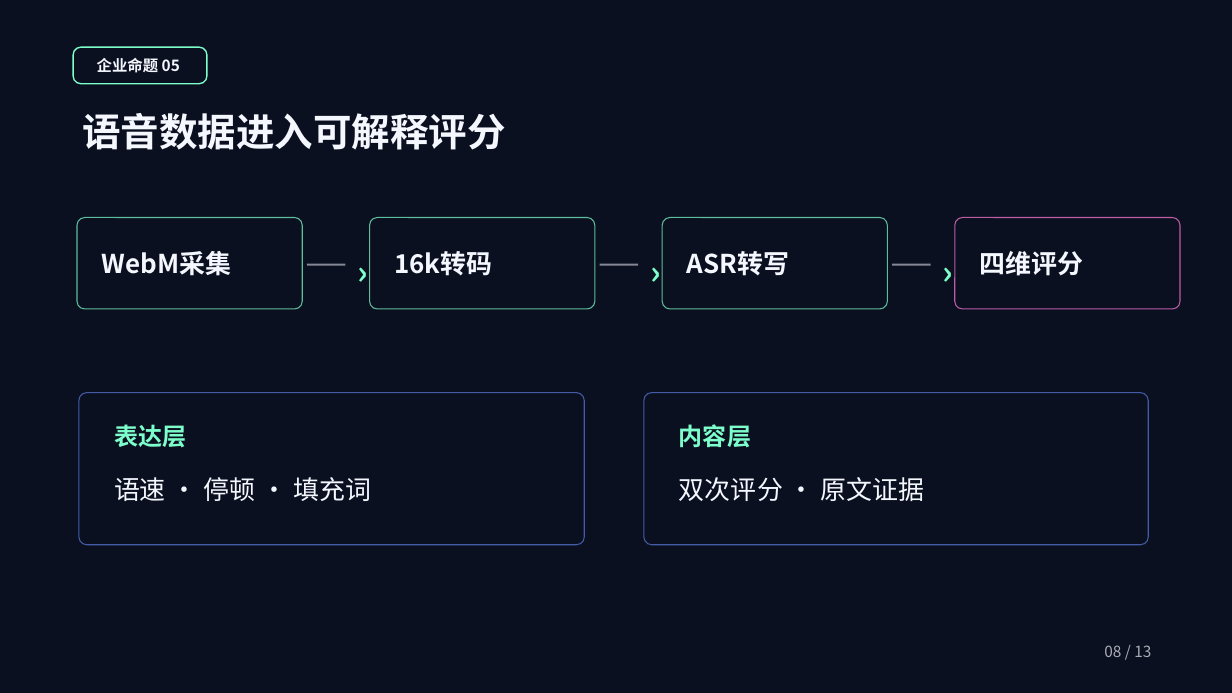
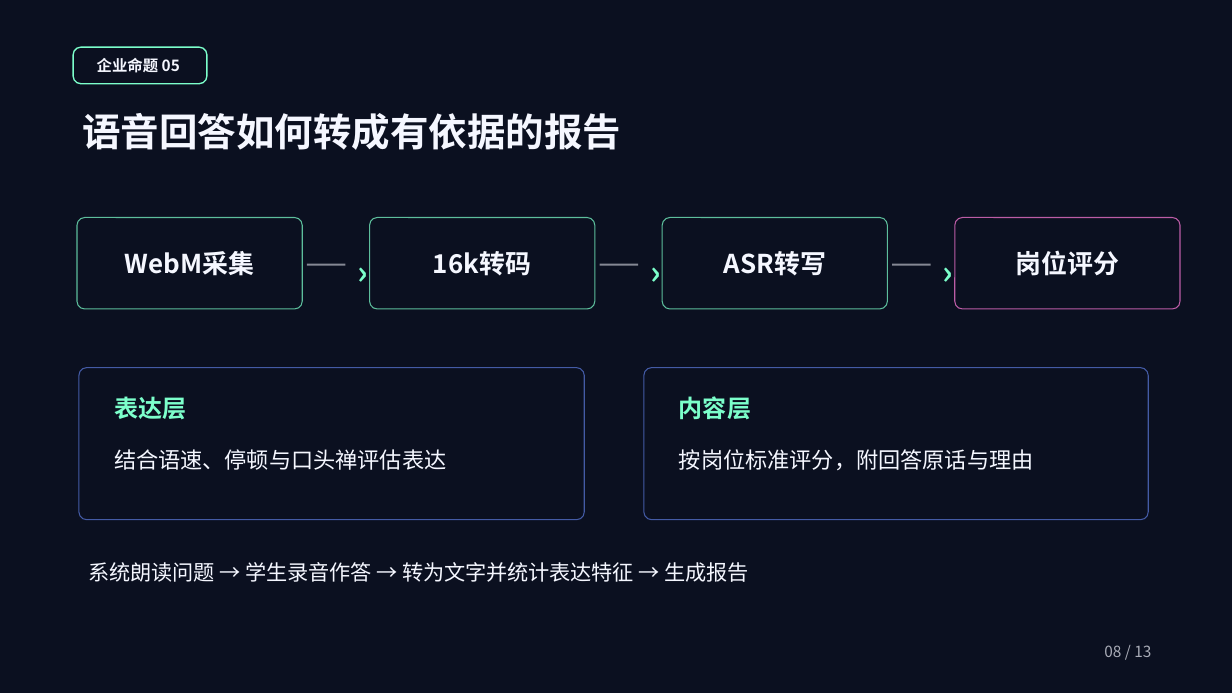
Before and after one commit to a1610064859-beep/ai_interview_hub, a slide deck: slide 8 of deliverables/项目验收汇报_极光版.pptx. Drawn at 1232x693 pixels with LibreOffice and Linux fonts; fonts in the diff are those of the drawing; background and template pictures are left out. Boxes give left, top, right and bottom in pixels: in the first picture for what was removed or moved away, otherwise in the second. Text is boxed around its words. In the diff, an @@ line names an element or a change of style, - is before the commit and + after.

```diff
--- a/deliverables/项目验收汇报_极光版.pptx
+++ b/deliverables/项目验收汇报_极光版.pptx
@@ text at box(82, 113, 621, 150): text changed @@
-语音数据进入可解释评分
+语音回答如何转成有依据的报告
@@ text "WebM采集": place and size @@
-text "WebM采集" at box(101, 251, 231, 276)
+text "WebM采集" at box(125, 251, 255, 276)
@@ alignment left to centre; vertical alignment top to middle in 3 elements at box(125, 251, 255, 276), box(723, 251, 826, 276), box(433, 251, 531, 276) @@
@@ text "16k转码": place and size @@
-text "16k转码" at box(394, 251, 492, 276)
+text "16k转码" at box(433, 251, 531, 276)
@@ text "ASR转写": place and size @@
-text "ASR转写" at box(687, 251, 790, 276)
+text "ASR转写" at box(723, 251, 826, 276)
@@ text "岗位评分" at box(1015, 250, 1119, 276): vertical alignment top to middle @@
@@ text at box(1015, 250, 1119, 276): text changed @@
-四维评分
+岗位评分
@@ rounded rectangle: place and size @@
-rounded rectangle at box(79, 393, 584, 545)
+rounded rectangle at box(79, 368, 584, 520)
@@ text "表达层": place and size @@
-text "表达层" at box(114, 424, 186, 448)
+text "表达层" at box(114, 396, 186, 420)
@@ rounded rectangle: place and size @@
-rounded rectangle at box(644, 393, 1149, 545)
+rounded rectangle at box(644, 368, 1149, 520)
@@ text "内容层": place and size @@
-text "内容层" at box(679, 424, 751, 448)
+text "内容层" at box(679, 396, 751, 420)
@@ text at box(114, 449, 446, 470): text changed; size 20.2 to 17.2 pt @@
-语速 · 停顿 · 填充词
+结合语速、停顿与口头禅评估表达
@@ text at box(679, 449, 1034, 470): text changed; size 20.2 to 17.2 pt @@
-双次评分 · 原文证据
+按岗位标准评分，附回答原话与理由
@@ text added at box(88, 562, 749, 582), 16.5 pt, text #F5F7FF @@
+系统朗读问题 → 学生录音作答 → 转为文字并统计表达特征 → 生成报告
```
Also in this commit, not shown: 9 other slides changed, 2 slides added, 2 slides removed, 1 other file.
